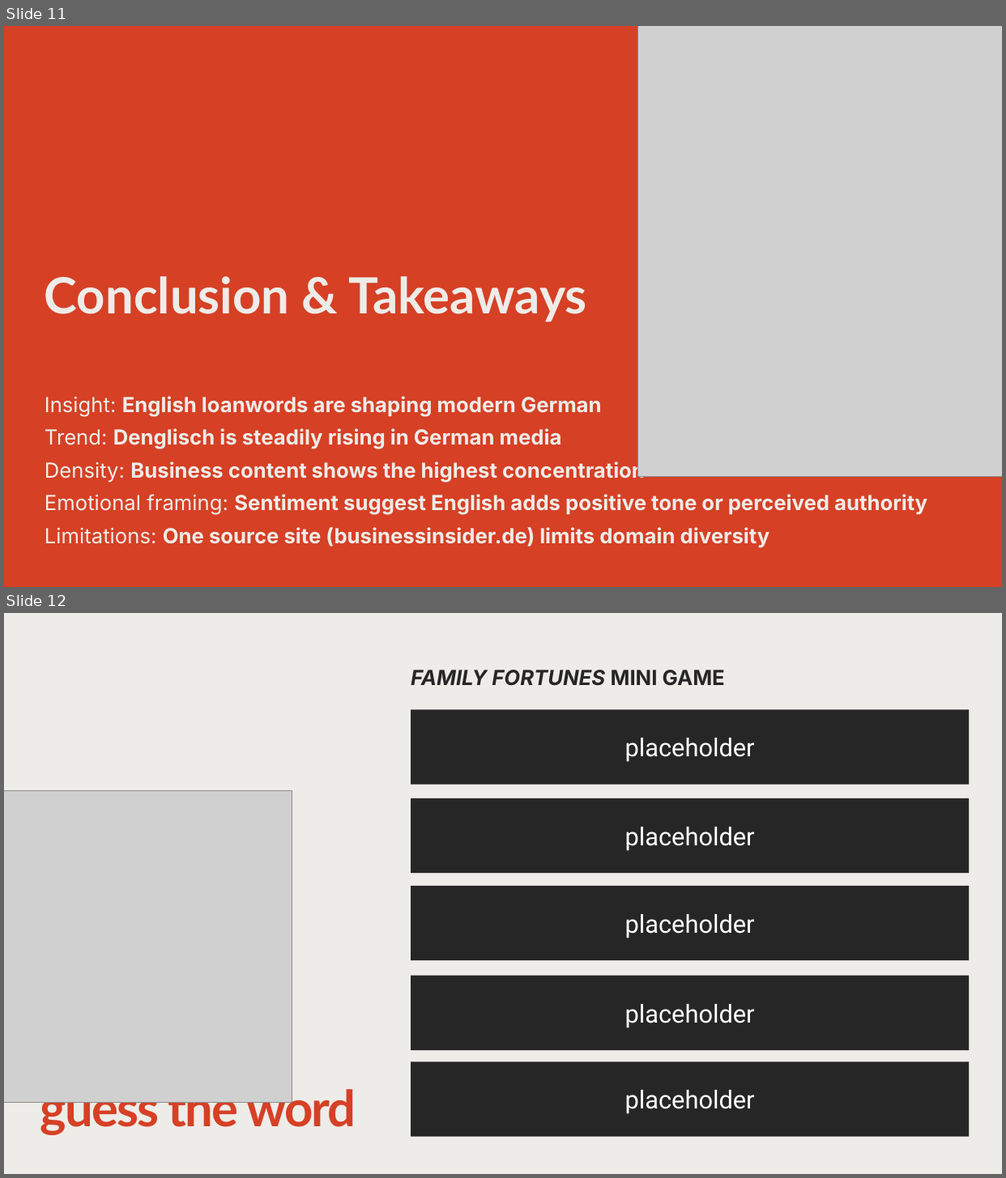
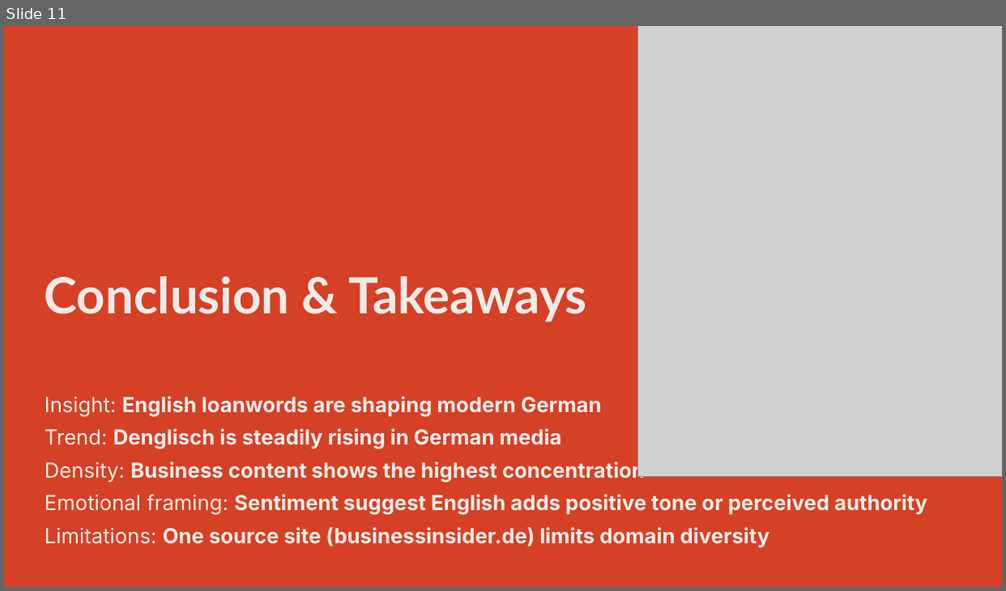
Before and after one commit to halfpintutopia/DA-deutsch-englisch-einfluss, a slide deck: DA_Final_Presentation.pptx. Shown one above the other, each under a label of ours: slides 11 and 12 before the commit, slide 11 after it. The pictures are 1006x1178 and 1006x591 pixels, drawn with LibreOffice and Linux fonts; fonts in the diff are those of the drawing; grey boxes stand for pictures. Boxes give left, top, right and bottom in pixels: in the first picture for what was removed or moved away, otherwise in the second. Text is boxed around its words. In the diff, an @@ line names an element or a change of style, - is before the commit and + after.

Commit message:
Remove game slide

```diff
--- a/DA_Final_Presentation.pptx
+++ b/DA_Final_Presentation.pptx
@@ slide 12 removed at [4, 613, 1002, 1174], background #EEECE8 @@
@@ text removed at [411, 670, 725, 686] @@
-FAMILY FORTUNES MINI GAME
@@ rectangle removed at [411, 709, 969, 785] @@
-placeholder
@@ picture removed at [4, 791, 293, 1103] @@
@@ rectangle removed at [411, 798, 969, 874] @@
-placeholder
@@ rectangle removed at [411, 886, 969, 961] @@
-placeholder
@@ rectangle removed at [411, 976, 969, 1051] @@
-placeholder
@@ rectangle removed at [411, 1063, 969, 1137] @@
-placeholder
@@ title removed at [40, 1084, 356, 1135] @@
-guess the word
```
